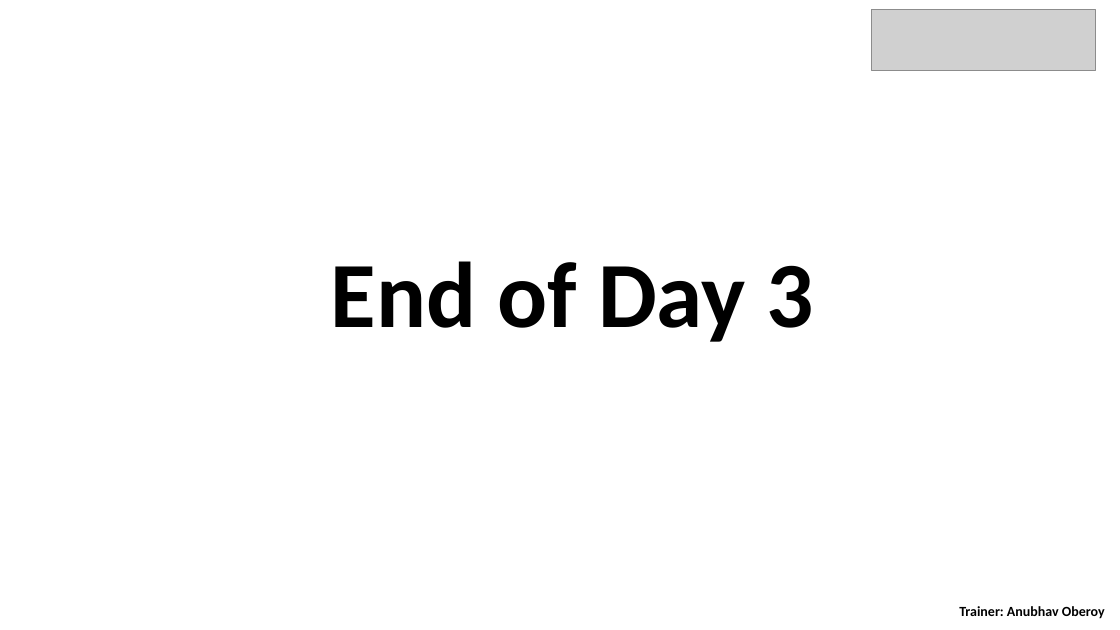
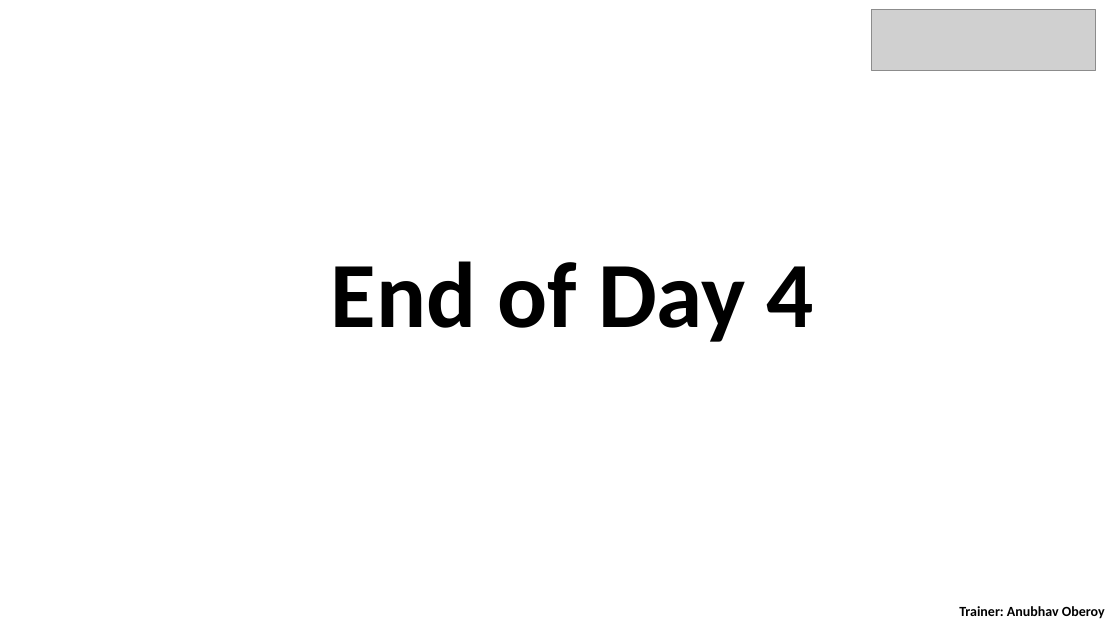
Before and after one commit to Grayser93/S4D400_Introduction_to_ABAP_on_S4HANA, a slide deck: slide 31 of day 4/S4D400 - Day 4.pptx (slide 41 before the commit). Drawn at 1120x630 pixels with LibreOffice and Linux fonts; fonts in the diff are those of the drawing; grey boxes stand for pictures. Boxes give left, top, right and bottom in pixels: in the first picture for what was removed or moved away, otherwise in the second. Text is boxed around its words. In the diff, an @@ line names an element or a change of style, - is before the commit and + after.

```diff
--- a/day 4/S4D400 - Day 4.pptx
+++ b/day 4/S4D400 - Day 4.pptx
@@ text at bbox=[331, 261, 814, 342]: text changed @@
-End of Day 3
+End of Day 4
```
Also in this commit, not shown: 10 other slides changed, 1 slide added, 11 slides removed, 6 other files.
